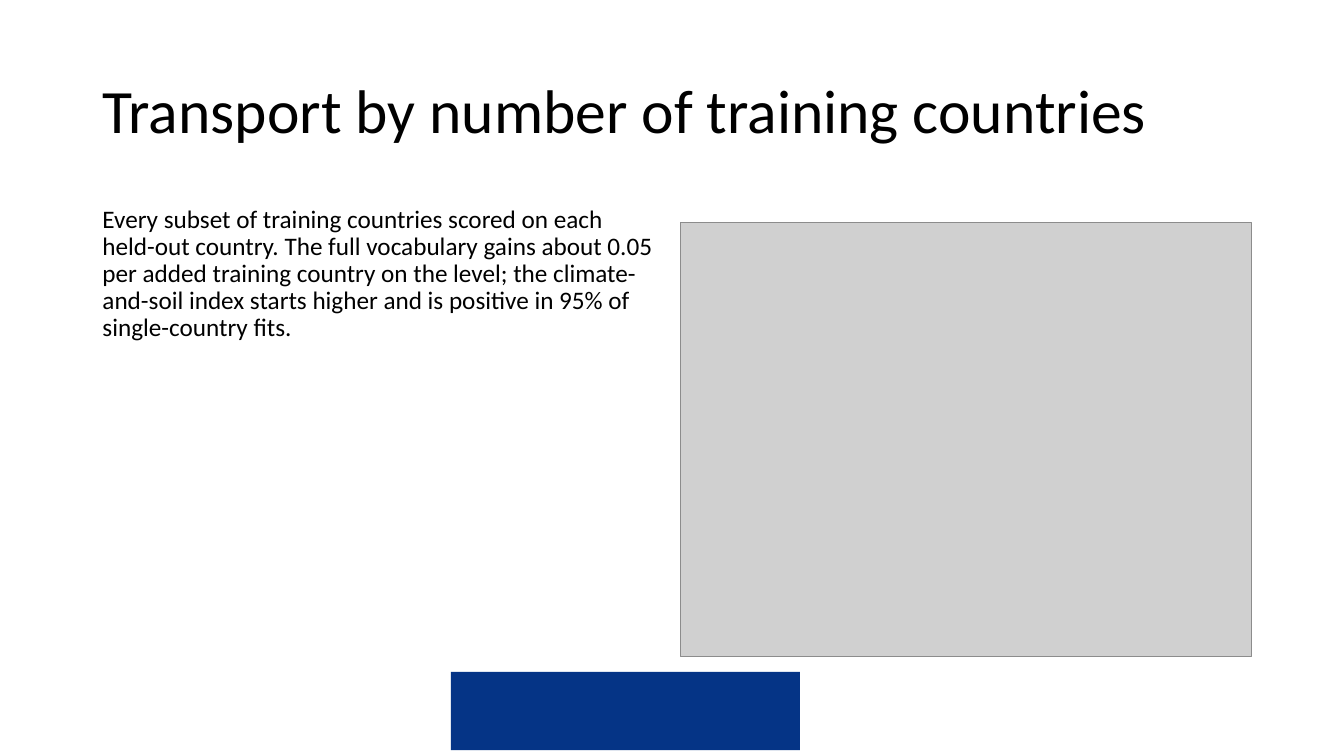
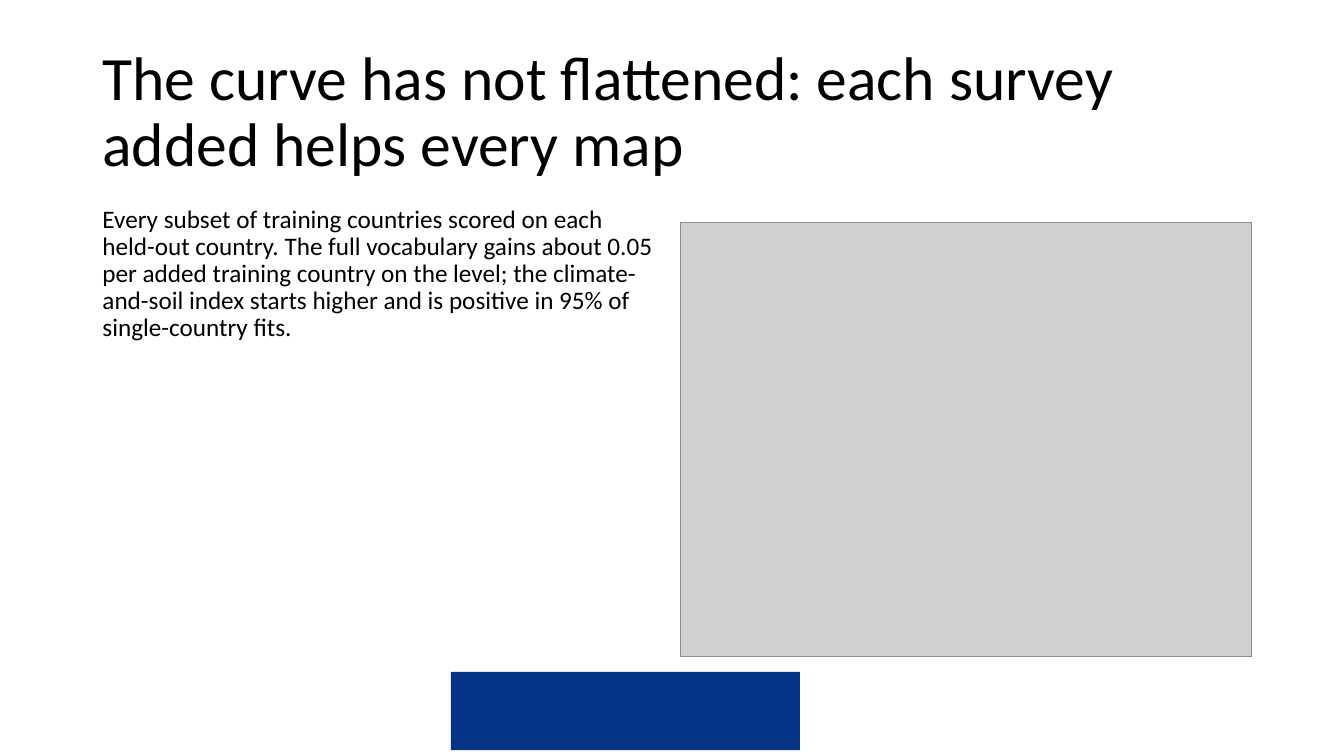
Before and after one commit to amertens/mn-prediction, a slide deck: slide 70 of docs/slides/MN-proxy-full-talk-2026-09.pptx (slide 66 before the commit). Drawn at 1344x756 pixels with LibreOffice and Linux fonts; fonts in the diff are those of the drawing; grey boxes stand for pictures; background and template pictures are left out. Boxes give left, top, right and bottom in pixels: in the first picture for what was removed or moved away, otherwise in the second. Text is boxed around its words. In the diff, an @@ line names an element or a change of style, - is before the commit and + after.

```diff
--- a/docs/slides/MN-proxy-full-talk-2026-09.pptx
+++ b/docs/slides/MN-proxy-full-talk-2026-09.pptx
@@ title at <box>102,57,1113,176</box>: text changed @@
-Transport by number of training countries
+The curve has not flattened: each survey added helps every map
```
Also in this commit, not shown: 23 other slides changed, 6 slides added, 2 slides removed, 4 other files.
